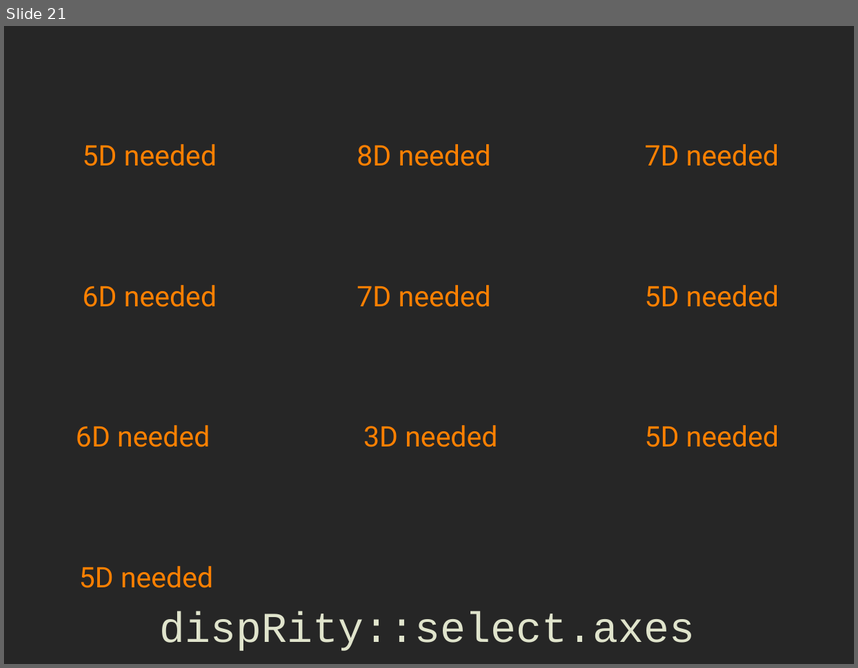
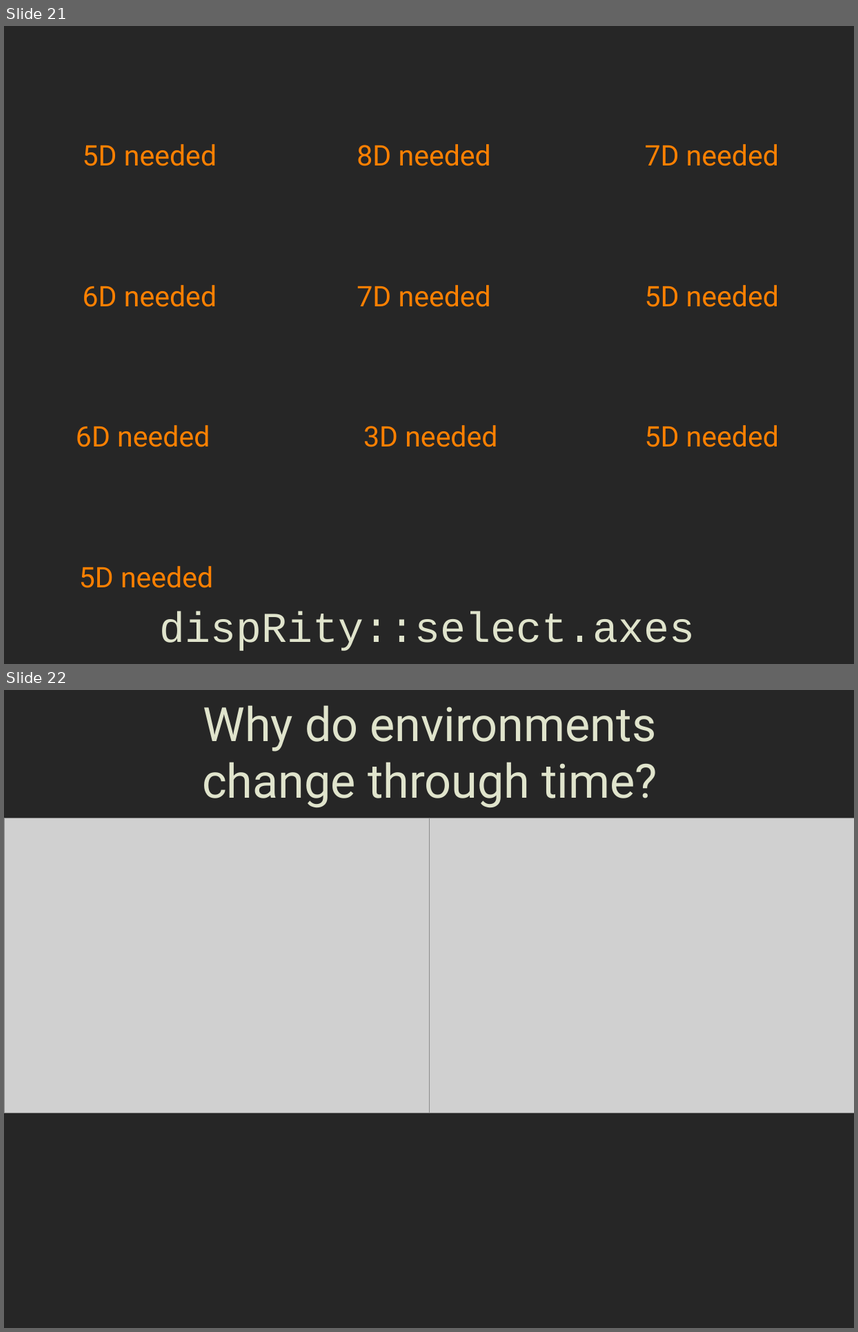
Before and after one commit to TGuillerme/Morphological_traits, a slide deck: slides/02-disparity.odp. Shown one above the other, each under a label of ours: slide 21 before the commit, slides 21 and 22 after it. The pictures are 858x668 and 858x1332 pixels, drawn with LibreOffice and Linux fonts; fonts in the diff are those of the drawing; grey boxes stand for pictures; background and template pictures are left out. Boxes give left, top, right and bottom in pixels: in the first picture for what was removed or moved away, otherwise in the second. Text is boxed around its words. In the diff, an @@ line names an element or a change of style, - is before the commit and + after.

```diff
--- a/slides/02-disparity.odp
+++ b/slides/02-disparity.odp
@@ slide 22 added at (4, 690, 854, 1328), background #262626 @@
@@ text added at (202, 705, 657, 808), 40 pt, text #E0E4CC @@
+Why do environments
+change through time?
@@ picture added at (4, 818, 430, 1112) @@
@@ picture added at (430, 818, 854, 1112) @@
```
Also in this commit, not shown: 13 other slides added, 5 slides removed.
